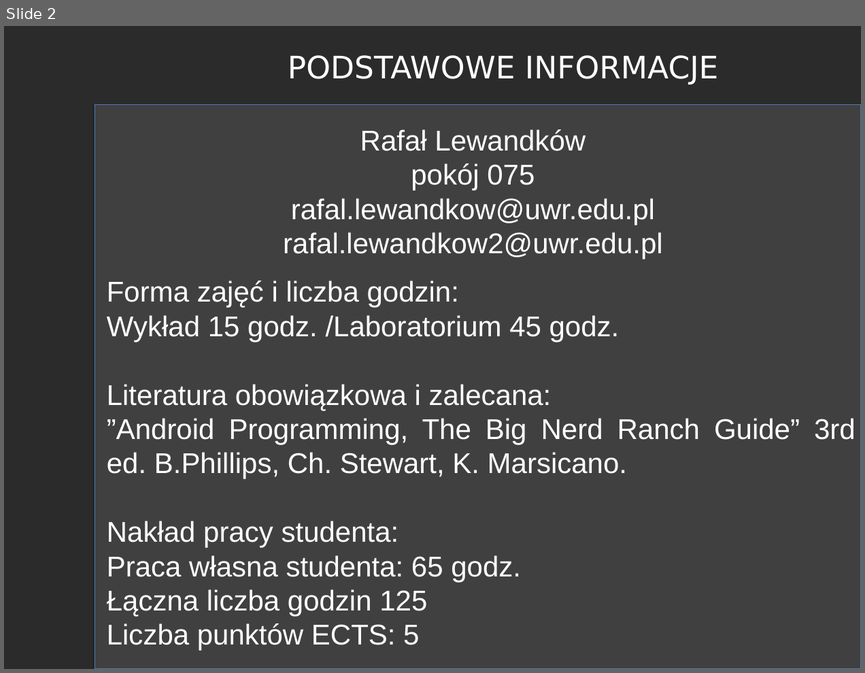
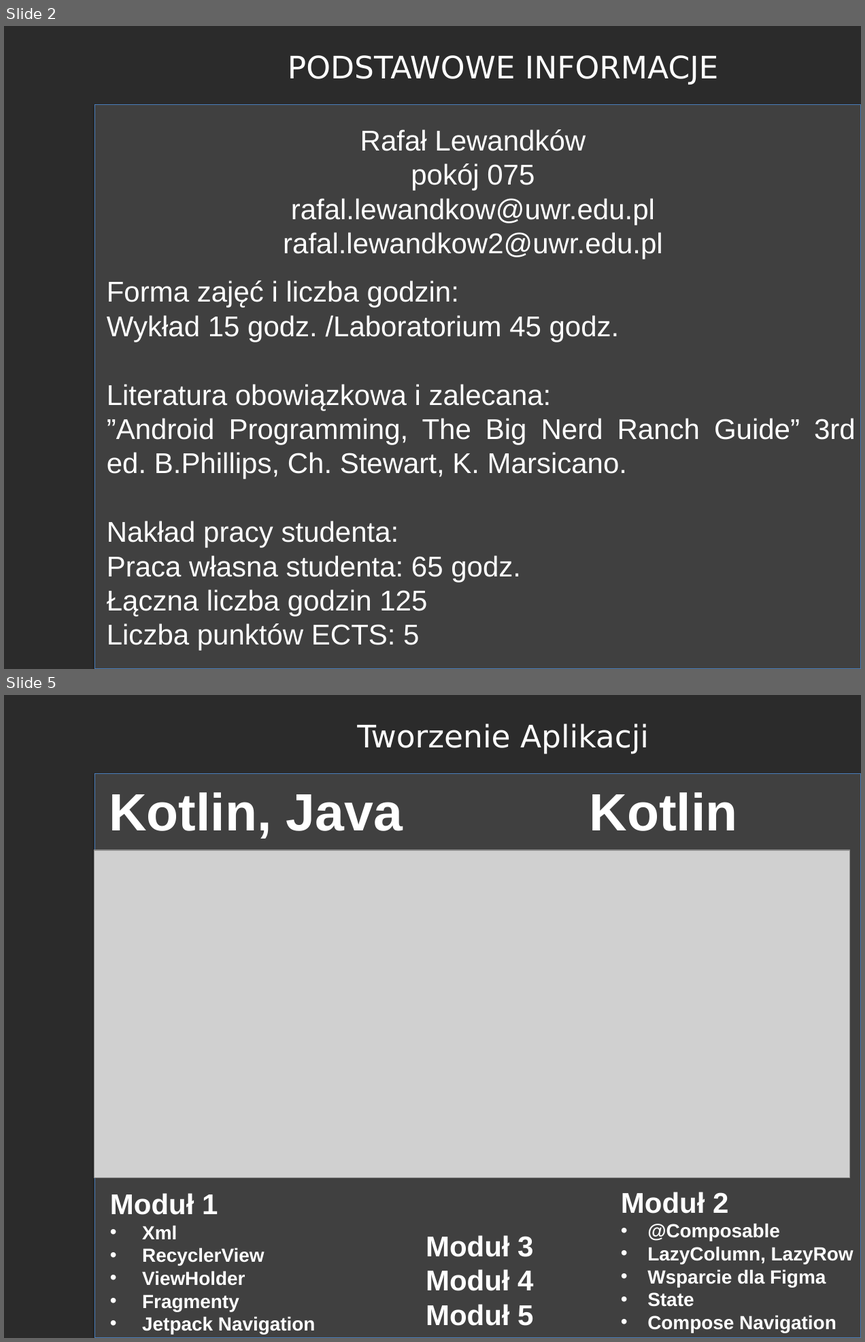
Before and after one commit to RafLew84/PUM, a slide deck: 2023-2024/Wyk/Wyklad0.pptx. Shown one above the other, each under a label of ours: slide 2 before the commit, slides 2 and 5 after it; the slides between them are not shown. The pictures are 865x673 and 865x1342 pixels, drawn with LibreOffice and Linux fonts; fonts in the diff are those of the drawing; grey boxes stand for pictures; background and template pictures are left out; a plain dark background stands for a picture behind light text. Boxes give left, top, right and bottom in pixels: in the first picture for what was removed or moved away, otherwise in the second. Text is boxed around its words. In the diff, an @@ line names an element or a change of style, - is before the commit and + after.

```diff
--- a/2023-2024/Wyk/Wyklad0.pptx
+++ b/2023-2024/Wyk/Wyklad0.pptx
@@ slide 5 added at (4,695,861,1338), background picture (left out) @@
@@ text added at (357,724,649,754), 26 pt, text #FFFFFF @@
+Tworzenie Aplikacji
@@ rectangle added at (95,774,861,1338), fill #404040, outline #4B7EBC 0.75 pt @@
@@ text added at (109,792,402,838), 44 pt, text #FFFFFF, bold @@
+Kotlin, Java
@@ text added at (589,792,738,831), 44 pt, text #FFFFFF, bold @@
+Kotlin
@@ picture added at (94,850,850,1177) @@
@@ text added at (110,1193,315,1334), 16 pt, text #FFFFFF, bold @@
+Moduł 1
+• Xml
+• RecyclerView
+• ViewHolder
+• Fragmenty
+• Jetpack Navigation
@@ text added at (621,1191,853,1332), 16 pt, text #FFFFFF, bold @@
+Moduł 2
+• @Composable
+• LazyColumn, LazyRow
+• Wsparcie dla Figma
+• State
+• Compose Navigation
@@ text added at (426,1235,533,1325), 24 pt, text #FFFFFF, bold @@
+Moduł 3
+Moduł 4
+Moduł 5
```
Also in this commit, not shown: 2 slides changed, 5 other slides added, 5 slides removed, 1 other file.
